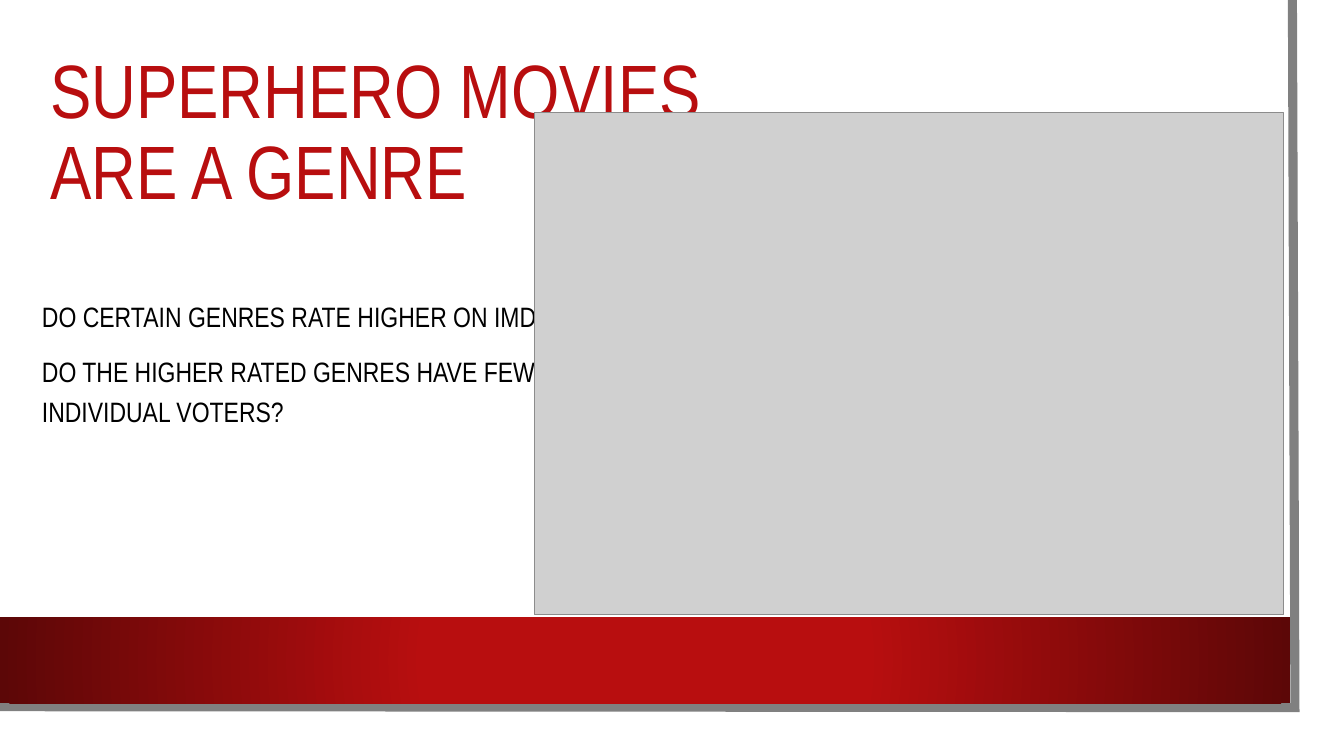
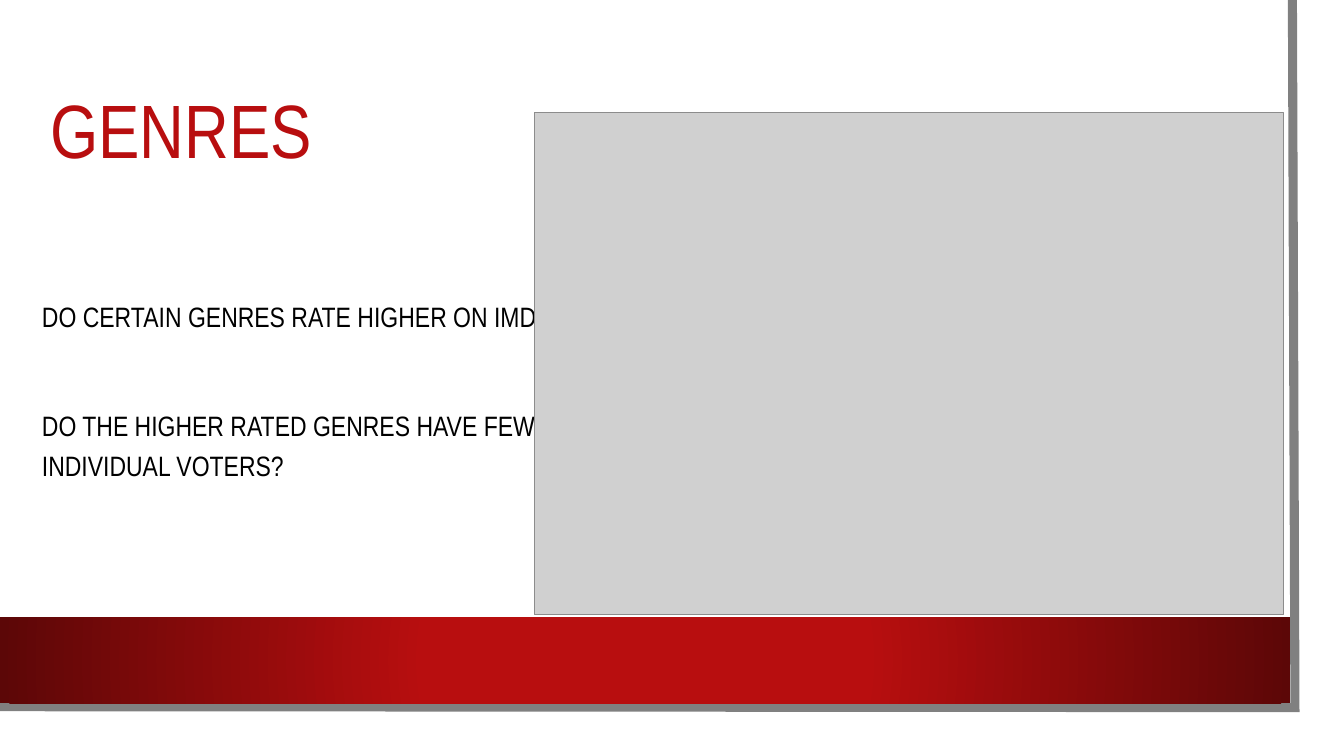
Before and after one commit to mlubin2/Movie_Project, a slide deck: slide 9 of Movie PP.pptx. Drawn at 1344x756 pixels with LibreOffice and Linux fonts; fonts in the diff are those of the drawing; grey boxes stand for pictures; background and template pictures are left out. Boxes give left, top, right and bottom in pixels: in the first picture for what was removed or moved away, otherwise in the second. Text is boxed around its words. In the diff, an @@ line names an element or a change of style, - is before the commit and + after.

```diff
--- a/Movie PP.pptx
+++ b/Movie PP.pptx
@@ title at box(50, 105, 311, 159): text changed @@
-SUPERHERO MOVIES
-ARE A GENRE
+GENRES
@@ text "DO CERTAIN GENRES RATE HIGHER ..." rewrapped from box(42, 305, 567, 423) to box(42, 305, 567, 477) @@
```
Also in this commit, not shown: 9 other slides changed, 4 slides added.
